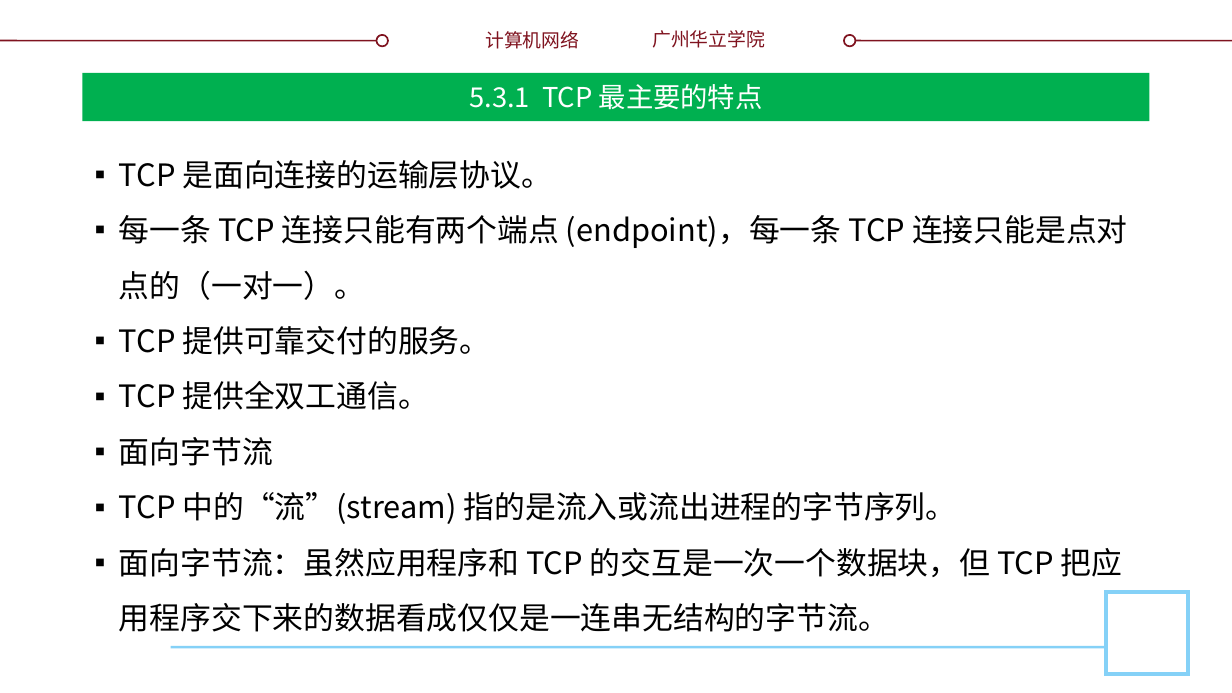
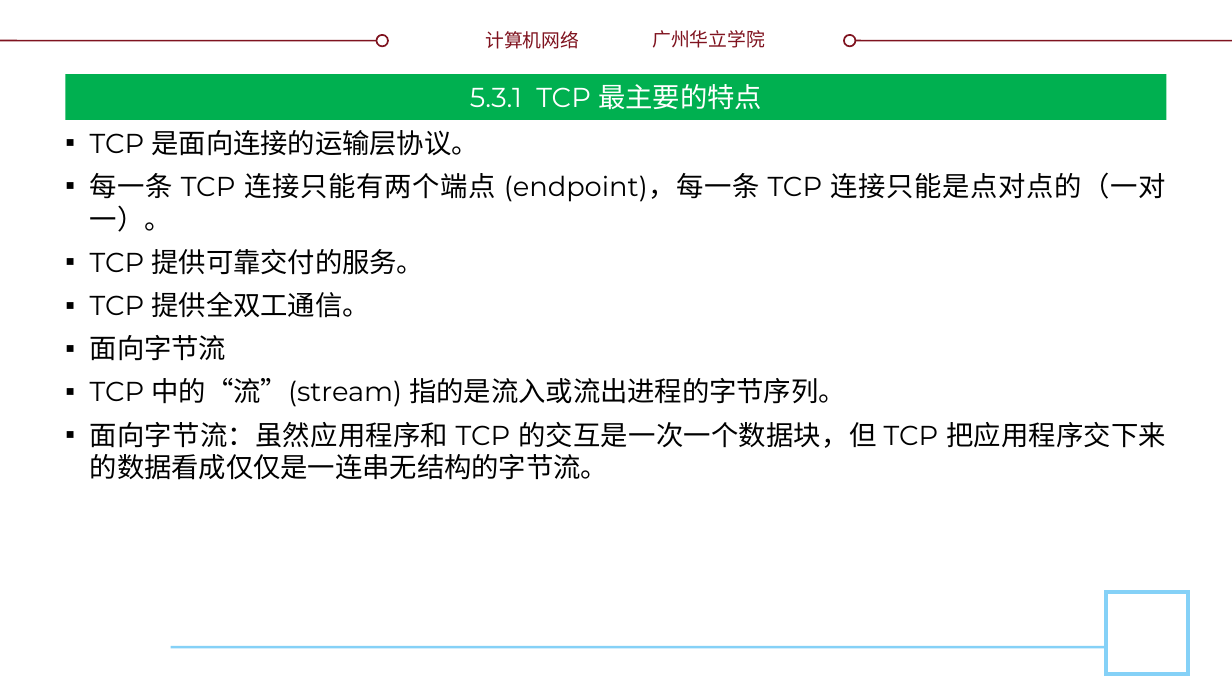
Before and after one commit to glplaman/glplaman.github.io, a slide deck: slide 38 of network/ppt/chap5.pptx (slide 37 before the commit). Drawn at 1232x693 pixels with LibreOffice and Linux fonts; fonts in the diff are those of the drawing; background and template pictures are left out. Boxes give left, top, right and bottom in pixels: in the first picture for what was removed or moved away, otherwise in the second. Text is boxed around its words. In the diff, an @@ line names an element or a change of style, - is before the commit and + after.

```diff
--- a/network/ppt/chap5.pptx
+++ b/network/ppt/chap5.pptx
@@ title "5.3.1 TCP 最主要的特点": place and size @@
-title "5.3.1 TCP 最主要的特点" at bbox=[83, 73, 1149, 121]
+title "5.3.1 TCP 最主要的特点" at bbox=[65, 74, 1167, 120]
@@ title "5.3.1 TCP 最主要的特点" at bbox=[65, 74, 1167, 120]: font Noto Sans CJK SC to Montserrat @@
@@ text "TCP 是面向连接的运输层协议。": place and size @@
-text "TCP 是面向连接的运输层协议。" at bbox=[119, 160, 1128, 632]
+text "TCP 是面向连接的运输层协议。" at bbox=[90, 130, 1166, 480]
@@ text "TCP 是面向连接的运输层协议。" at bbox=[90, 130, 1166, 480]: size 18 to 16 pt, font Noto Sans CJK SC to Montserrat; alignment left to justified; line spacing 1.5 to 1; more space between paragraphs @@
```
Also in this commit, not shown: 43 other slides changed, 1 slide added, 9 other files.
